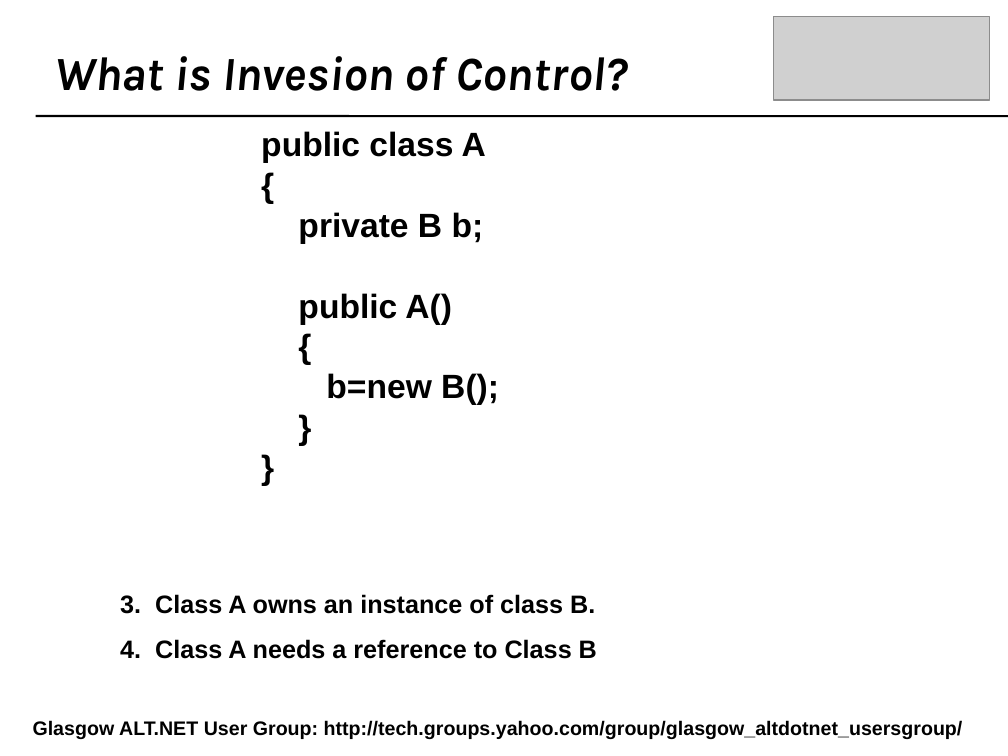
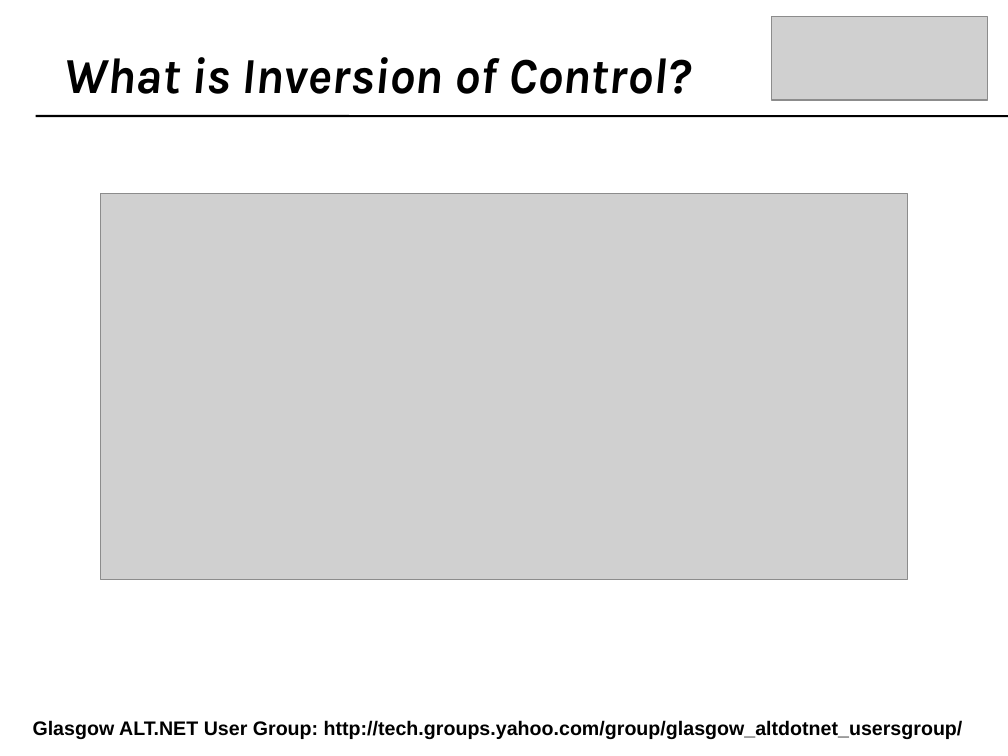
Before and after one commit to craignicol/scotaltdotnet, a slide deck: slide 10 of belfast/IOC-TDD-And Testability.ppt (slide 6 before the commit). Drawn at 1008x756 pixels with LibreOffice and Linux fonts; fonts in the diff are those of the drawing; grey boxes stand for pictures; background and template pictures are left out. Boxes give left, top, right and bottom in pixels: in the first picture for what was removed or moved away, otherwise in the second. Text is boxed around its words. In the diff, an @@ line names an element or a change of style, - is before the commit and + after.

```diff
--- a/belfast/IOC-TDD-And Testability.ppt
+++ b/belfast/IOC-TDD-And Testability.ppt
@@ text at (x1=64, y1=57, x2=690, y2=94): text changed; size 34 to 36 pt @@
-What is Invesion of Control?
+What is Inversion of Control?
@@ text removed at (x1=261, y1=131, x2=499, y2=405) @@
-public class A
-{
-private B b;
-public A()
-{
-b=new B();
-}
-}
@@ picture added at (x1=101, y1=194, x2=907, y2=580) @@
@@ text removed at (x1=120, y1=594, x2=595, y2=614) @@
-3. Class A owns an instance of class B.
@@ text removed at (x1=120, y1=639, x2=597, y2=659) @@
-4. Class A needs a reference to Class B
```
Also in this commit, not shown: 19 other slides changed, 28 slides added, 7 slides removed, 1 other file.
